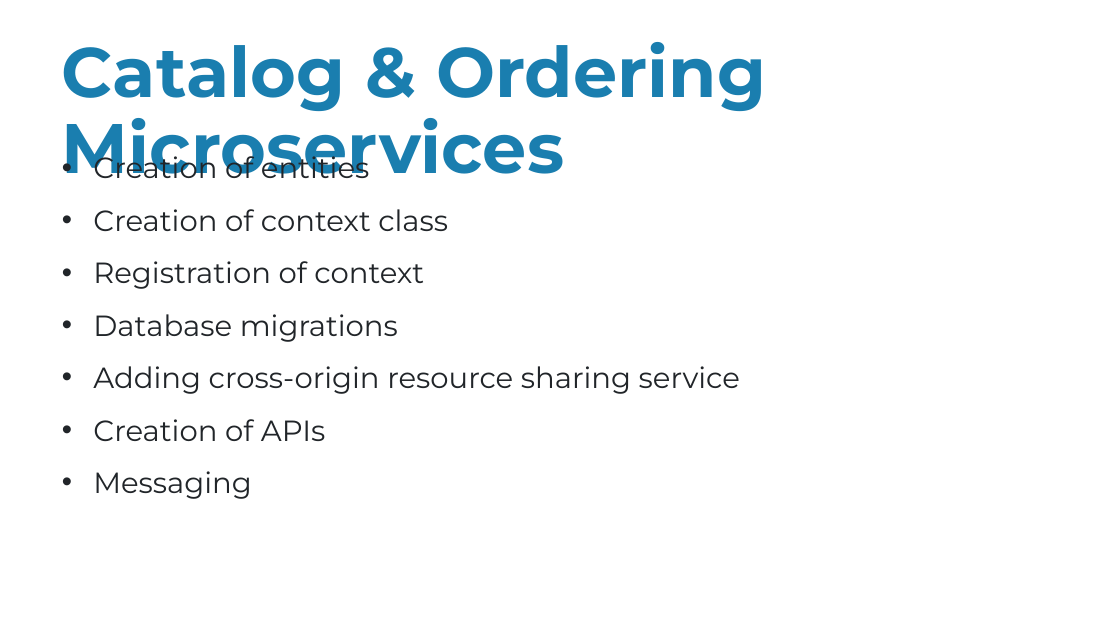
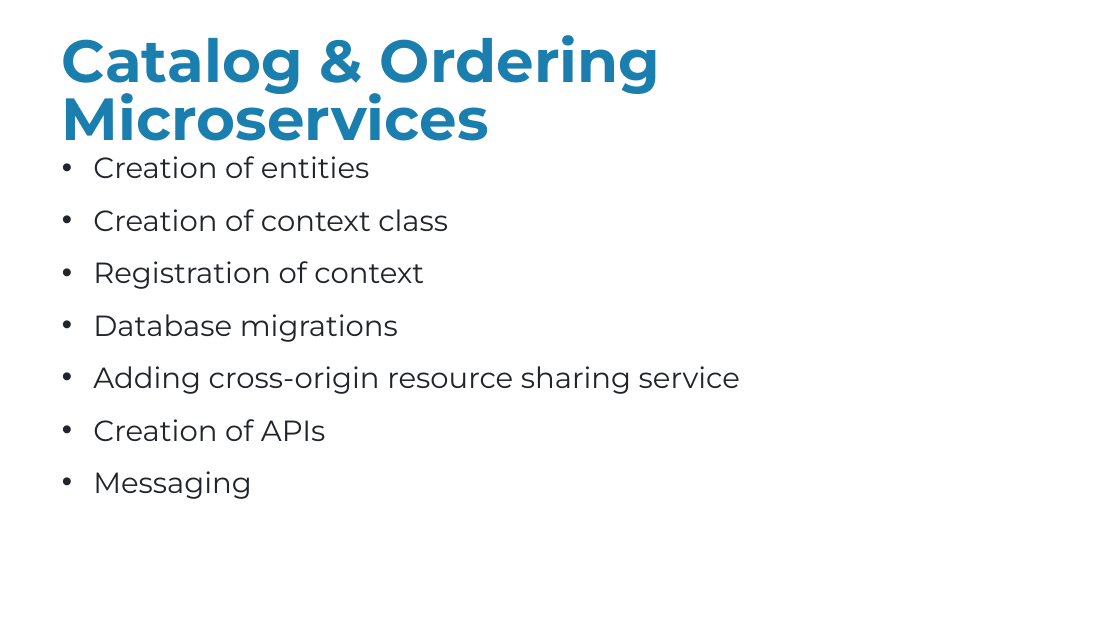
Before and after one commit to alainkhouryy/Project-integration, a slide deck: slide 23 of presentation/Final-Pres.pptx. Drawn at 1120x630 pixels with LibreOffice and Linux fonts; fonts in the diff are those of the drawing. Boxes give left, top, right and bottom in pixels: in the first picture for what was removed or moved away, otherwise in the second. Text is boxed around its words. In the diff, an @@ line names an element or a change of style, - is before the commit and + after.

```diff
--- a/presentation/Final-Pres.pptx
+++ b/presentation/Final-Pres.pptx
@@ text "Catalog & Ordering Microservices" at <box>62,35,660,141</box>: size 60 to 51 pt; line spacing 0.9 to 0.8 @@
```
Also in this commit, not shown: 21 other slides changed, 3 slides added.
